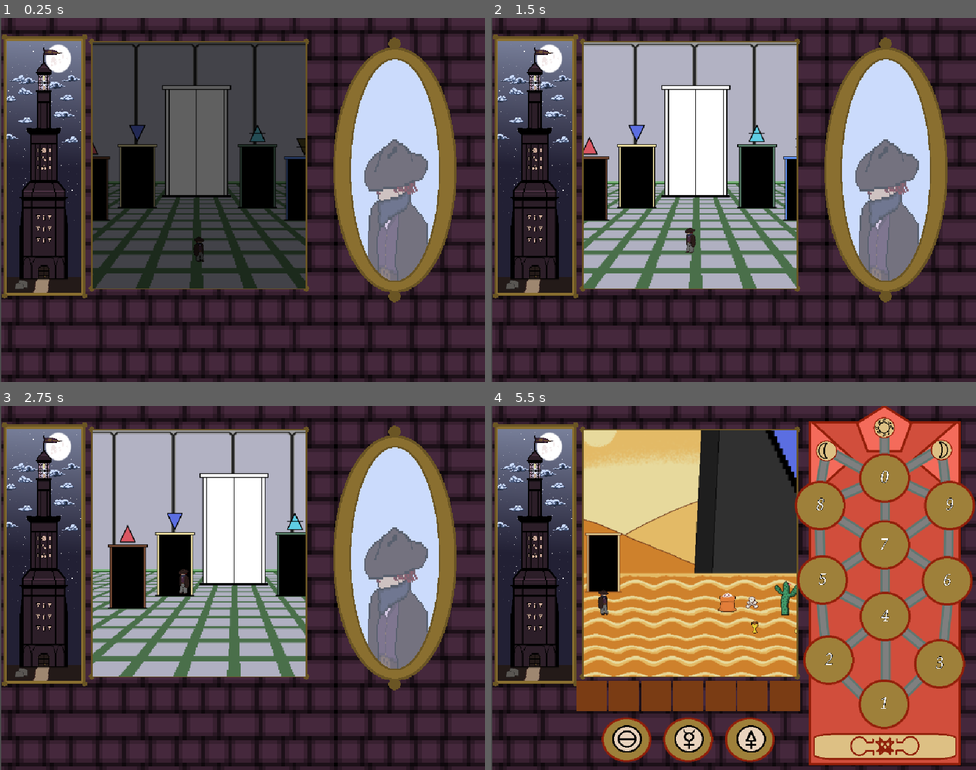
Above: before the commit, frames 1-4 (two rows, left to right).
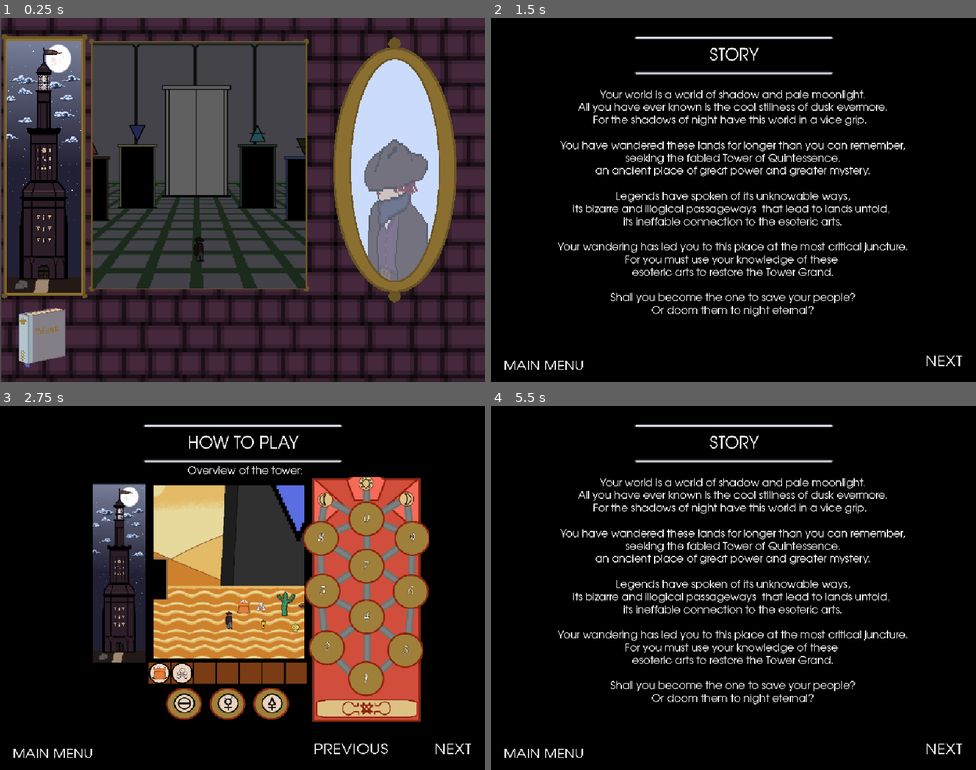
Above: after the commit, the same moments.

Repository: mccajd/Quintessential
Game: Godot game, scene res://Levels/beacon_puzzle_main.tscn
Same seed, same stepped clock (60 frames per second), same inputs: the game is played once before the commit and once after it. This scene is started directly instead of the project's main scene.
Inputs (mouse positions are in pixels of both pictures, inside the frame that each line leads up to):
- Up to frame 1 (0.25 s): no input
- Up to frame 2 (1.5 s): click (534, 338) at 0.52 s; click (617, 145) at 1.25 s, where only the run after the commit has a clickable "How to Play"
- Up to frame 3 (2.75 s): click (455, 748) at 2.02 s
- Up to frame 4 (5.5 s): click (946, 748) at 2.77 s; click (845, 748) at 3.52 s; click (845, 748) at 4.27 s; click (883, 744) at 5.02 s

The runs differ from the first frame. In frame 1, 1.3% of the frame differs, in the area x 3-14%, y 79-97%; in frame 2, 93%; in frame 3, 96%; in frame 4, 96%, in the area x 0-100%, y 0-100%.

Commit message:
add in-game menu, set default volume to 50%
the in-game menu contains the following options

 - audio slider: controls the master audio bus

 - return to title

 - how to play

Diff:
--- a/Levels/beacon_puzzle_main.tscn
+++ b/Levels/beacon_puzzle_main.tscn
@@ -11,6 +11,7 @@
 [ext_resource type="PackedScene" uid="uid://dhwf2e51q2ran" path="res://Levels/cave_room.tscn" id="8_4s0k3"]
 [ext_resource type="PackedScene" uid="uid://c5uc3afqw2l6x" path="res://Levels/desert_room.tscn" id="8_p7kn3"]
 [ext_resource type="Script" uid="uid://bpr4ex6lfswmj" path="res://Scripts/bgm.gd" id="13_c8aie"]
+[ext_resource type="PackedScene" uid="uid://b2cpxwg3d3l2j" path="res://Scenes/menu.tscn" id="13_wcnob"]
 [ext_resource type="PackedScene" uid="uid://bjse5p8p12uhr" path="res://Scenes/tooltips.tscn" id="14_02nus"]
 
 [sub_resource type="LabelSettings" id="LabelSettings_tft4m"]
@@ -117,6 +118,13 @@
 level_name = "cloud"
 should_be_instanced = true
 
+[node name="Menu" parent="." instance=ExtResource("13_wcnob")]
+offset_left = 39.0
+offset_top = 610.0
+offset_right = 142.0
+offset_bottom = 650.0
+scale = Vector2(0.616559, 0.616559)
+
 [connection signal="hub_rooms_set" from="." to="RoomManager" method="_set_hub_areas"]
 [connection signal="menu_toggled" from="BeaconPuzzle1" to="." method="_on_beacon_menu_toggled"]
 [connection signal="room_complete" from="BeaconPuzzle1" to="." method="_set_game_status"]
--- /dev/null
+++ b/Scenes/audio_slider.gd
@@ -0,0 +1,11 @@
+extends HSlider
+
+var bus_id: int
+
+func _ready() -> void:
+	bus_id = AudioServer.get_bus_index("Master")
+	value_changed.connect(_on_audio_changed)
+	value = AudioServer.get_bus_volume_linear(bus_id)
+
+func _on_audio_changed(val: float) -> void:
+	AudioServer.set_bus_volume_db(bus_id, linear_to_db(val))
--- /dev/null
+++ b/Scenes/menu.tscn
@@ -0,0 +1,164 @@
+[gd_scene load_steps=14 format=3 uid="uid://b2cpxwg3d3l2j"]
+
+[ext_resource type="Script" uid="uid://cby4g6fcj23gb" path="res://Scenes/audio_slider.gd" id="1_1rerr"]
+[ext_resource type="Texture2D" uid="uid://dp0kqhoa7sht4" path="res://assets/GUI/menu_icon.png" id="1_cayip"]
+[ext_resource type="Theme" uid="uid://cqqnseiuphthi" path="res://assets/GUI/ingame_menu.tres" id="1_wwsa2"]
+[ext_resource type="Texture2D" uid="uid://i25xgh1ixxby" path="res://assets/GUI/menu_graphic.png" id="4_158mb"]
+[ext_resource type="Texture2D" uid="uid://b5pqneb48hba2" path="res://assets/GUI/exit_icon.png" id="4_wwsa2"]
+[ext_resource type="Texture2D" uid="uid://mitgmqyrv721" path="res://assets/GUI/slider_body_end.png" id="5_jsrd8"]
+
+[sub_resource type="GDScript" id="GDScript_xhh6f"]
+script/source = "extends Control
+
+const main_screen = \"res://Scenes/main_menu.tscn\"
+const howto = \"res://Scenes/howto.tscn\"
+
+@onready var popup_menu: Control = $PopupMenu
+@onready var show_menu_button: Button = $ShowMenuButton
+@onready var menu_icon = preload(\"res://assets/GUI/menu_icon.png\")
+@onready var menu_hovered_icon = preload(\"res://assets/GUI/menu_hovered_icon.png\")
+
+var hovered := false
+
+func _on_how_to_button_pressed() -> void:
+	Controller.goto_scene(howto)
+
+
+func _on_close_menu_button_pressed() -> void:
+	show_menu_button.show()
+	popup_menu.hide()
+
+pass # Replace with function body.
+func _on_return_to_title_button_pressed() -> void:
+	Controller.goto_scene(main_screen)
+
+
+func _on_show_menu_button_pressed() -> void:
+	popup_menu.show()
+	show_menu_button.hide()
+
+func _toggle_menu_icon() -> void:
+	hovered = !hovered
+	show_menu_button.icon = menu_hovered_icon if hovered else menu_icon
+
+"
+
+[sub_resource type="StyleBoxEmpty" id="StyleBoxEmpty_jsrd8"]
+
+[sub_resource type="StyleBoxEmpty" id="StyleBoxEmpty_wbdvm"]
+
+[sub_resource type="StyleBoxEmpty" id="StyleBoxEmpty_q3rjx"]
+
+[sub_resource type="StyleBoxFlat" id="StyleBoxFlat_wwsa2"]
+bg_color = Color(0.6, 0.6, 0.6, 0)
+
+[sub_resource type="StyleBoxEmpty" id="StyleBoxEmpty_7qvly"]
+
+[sub_resource type="StyleBoxEmpty" id="StyleBoxEmpty_wwsa2"]
+
+[node name="Menu" type="Control"]
+top_level = true
+z_index = 100
+z_as_relative = false
+texture_filter = 1
+layout_mode = 3
+anchors_preset = 0
+offset_right = 103.0
+offset_bottom = 40.0
+script = SubResource("GDScript_xhh6f")
+
+[node name="ShowMenuButton" type="Button" parent="."]
+texture_filter = 1
+layout_mode = 0
+offset_right = 8.0
+offset_bottom = 8.0
+theme = ExtResource("1_wwsa2")
+icon = ExtResource("1_cayip")
+
+[node name="PopupMenu" type="Control" parent="."]
+visible = false
+anchors_preset = 0
+offset_left = -42.0
+offset_top = -49.0
+offset_right = -2.0
+offset_bottom = -9.0
+
+[node name="TextureRect" type="TextureRect" parent="PopupMenu"]
+layout_mode = 0
+offset_left = -31.0
+offset_top = -936.0
+offset_right = 417.0
+offset_bottom = -600.0
+scale = Vector2(3.75, 3.75)
+texture = ExtResource("4_158mb")
+
+[node name="CloseMenuButton" type="Button" parent="PopupMenu"]
+texture_filter = 1
+layout_mode = 0
+offset_left = 28.0
+offset_top = -889.0
+offset_right = 84.0
+offset_bottom = -833.0
+scale = Vector2(3, 3)
+theme_override_constants/outline_size = 0
+theme_override_styles/focus = SubResource("StyleBoxEmpty_jsrd8")
+theme_override_styles/hover_pressed_mirrored = SubResource("StyleBoxEmpty_wbdvm")
+theme_override_styles/hover_pressed = SubResource("StyleBoxEmpty_q3rjx")
+theme_override_styles/pressed = SubResource("StyleBoxFlat_wwsa2")
+theme_override_styles/normal = SubResource("StyleBoxEmpty_7qvly")
+icon = ExtResource("4_wwsa2")
+
+[node name="PanelContainer" type="PanelContainer" parent="PopupMenu"]
+layout_mode = 2
+offset_left = 162.0
+offset_top = -700.0
+offset_right = 645.0
+offset_bottom = -444.0
+theme_override_styles/panel = SubResource("StyleBoxEmpty_wwsa2")
+
+[node name="VBoxContainer" type="VBoxContainer" parent="PopupMenu/PanelContainer"]
+layout_mode = 2
+theme_override_constants/separation = 10
+
+[node name="Label" type="Label" parent="PopupMenu/PanelContainer/VBoxContainer"]
+layout_mode = 2
+theme = ExtResource("1_wwsa2")
+text = "Audio"
+horizontal_alignment = 1
+
+[node name="HBoxContainer" type="HBoxContainer" parent="PopupMenu/PanelContainer/VBoxContainer"]
+layout_mode = 2
+theme_override_constants/separation = 0
+alignment = 1
+
+[node name="TextureRect" type="TextureRect" parent="PopupMenu/PanelContainer/VBoxContainer/HBoxContainer"]
+layout_mode = 2
+texture = ExtResource("5_jsrd8")
+stretch_mode = 3
+
+[node name="MasterAudioSlider" type="HSlider" parent="PopupMenu/PanelContainer/VBoxContainer/HBoxContainer"]
+layout_mode = 2
+size_flags_horizontal = 3
+size_flags_vertical = 1
+theme = ExtResource("1_wwsa2")
+max_value = 1.0
+step = 0.001
+value = 0.5
+script = ExtResource("1_1rerr")
+
+[node name="HowToButton" type="Button" parent="PopupMenu/PanelContainer/VBoxContainer"]
+layout_mode = 2
+theme = ExtResource("1_wwsa2")
+text = "How to Play"
+
+[node name="ReturnToTitleButton" type="Button" parent="PopupMenu/PanelContainer/VBoxContainer"]
+layout_mode = 2
+theme = ExtResource("1_wwsa2")
+text = "Return to Title"
+
+[connection signal="mouse_entered" from="ShowMenuButton" to="." method="_toggle_menu_icon"]
+[connection signal="mouse_exited" from="ShowMenuButton" to="." method="_toggle_menu_icon"]
+[connection signal="pressed" from="ShowMenuButton" to="." method="_on_show_menu_button_pressed"]
+[connection signal="pressed" from="PopupMenu/CloseMenuButton" to="." method="_on_close_menu_button_pressed"]
+[connection signal="pressed" from="PopupMenu/PanelContainer/VBoxContainer/HowToButton" to="." method="_on_how_to_button_pressed"]
+[connection signal="pressed" from="PopupMenu/PanelContainer/VBoxContainer/ReturnToTitleButton" to="." method="_on_return_to_title_button_pressed"]
--- a/Scripts/controller.gd
+++ b/Scripts/controller.gd
@@ -11,6 +11,7 @@
 const silent_paths = [MainMenu.game, MainMenu.win_screen, MainMenu.lose_screen]
 
 func _ready():
+	AudioServer.set_bus_volume_db(AudioServer.get_bus_index("Master"), linear_to_db(0.5))
 	var root = get_tree().root
 	current_scene = root.get_child(root.get_child_count()-1)
 	menu_bgm = load("res://Scripts/menu_bgm.gd").new()
--- /dev/null
+++ b/assets/GUI/button_theme.tres
@@ -0,0 +1,35 @@
+[gd_resource type="Theme" load_steps=9 format=3 uid="uid://dpgprmkntv4a1"]
+
+[ext_resource type="FontFile" uid="uid://df1bc7wpylpqy" path="res://assets/URWGothic-Book.otf" id="1_ogrbi"]
+
+[sub_resource type="StyleBoxEmpty" id="StyleBoxEmpty_icy0w"]
+
+[sub_resource type="StyleBoxEmpty" id="StyleBoxEmpty_6282s"]
+
+[sub_resource type="StyleBoxEmpty" id="StyleBoxEmpty_51bm5"]
+
+[sub_resource type="StyleBoxFlat" id="StyleBoxFlat_ogrbi"]
+bg_color = Color(0.6, 0.6, 0.6, 0)
+
+[sub_resource type="StyleBoxFlat" id="StyleBoxFlat_q43c6"]
+bg_color = Color(0.6, 0.6, 0.6, 0)
+
+[sub_resource type="StyleBoxEmpty" id="StyleBoxEmpty_ogrbi"]
+
+[sub_resource type="StyleBoxEmpty" id="StyleBoxEmpty_7o826"]
+
+[resource]
+Button/colors/font_color = Color(0.133333, 0.12549, 0.203922, 1)
+Button/font_sizes/font_size = 20
+Button/fonts/font = ExtResource("1_ogrbi")
+Button/styles/disabled = SubResource("StyleBoxEmpty_icy0w")
+Button/styles/focus = SubResource("StyleBoxEmpty_6282s")
+Button/styles/hover = SubResource("StyleBoxEmpty_51bm5")
+Button/styles/normal = SubResource("StyleBoxFlat_ogrbi")
+Button/styles/pressed = SubResource("StyleBoxFlat_q43c6")
+Label/colors/font_color = Color(0.133333, 0.12549, 0.203922, 1)
+Label/colors/font_outline_color = Color(0.133333, 0.12549, 0.203922, 1)
+Label/font_sizes/font_size = 26
+Label/fonts/font = ExtResource("1_ogrbi")
+Panel/styles/panel = SubResource("StyleBoxEmpty_ogrbi")
+PanelContainer/styles/panel = SubResource("StyleBoxEmpty_7o826")
--- /dev/null
+++ b/assets/GUI/ingame_menu.tres
@@ -0,0 +1,58 @@
+[gd_resource type="Theme" load_steps=14 format=3 uid="uid://cqqnseiuphthi"]
+
+[ext_resource type="FontFile" uid="uid://df1bc7wpylpqy" path="res://assets/URWGothic-Book.otf" id="1_axxmt"]
+[ext_resource type="Texture2D" uid="uid://cv4tqmt4hnjbk" path="res://assets/GUI/slider_head.png" id="2_5x5b2"]
+[ext_resource type="Texture2D" uid="uid://ceiufurq61gdx" path="res://assets/GUI/slider_body.png" id="3_addgl"]
+[ext_resource type="Texture2D" uid="uid://fkav7pce6lyh" path="res://assets/GUI/slider_body_outline.png" id="4_addgl"]
+
+[sub_resource type="StyleBoxEmpty" id="StyleBoxEmpty_icy0w"]
+
+[sub_resource type="StyleBoxEmpty" id="StyleBoxEmpty_6282s"]
+
+[sub_resource type="StyleBoxEmpty" id="StyleBoxEmpty_51bm5"]
+
+[sub_resource type="StyleBoxFlat" id="StyleBoxFlat_ogrbi"]
+bg_color = Color(0.6, 0.6, 0.6, 0)
+
+[sub_resource type="StyleBoxFlat" id="StyleBoxFlat_q43c6"]
+bg_color = Color(0.6, 0.6, 0.6, 0)
+
+[sub_resource type="StyleBoxTexture" id="StyleBoxTexture_5x5b2"]
+texture = ExtResource("3_addgl")
+axis_stretch_horizontal = 1
+
+[sub_resource type="StyleBoxTexture" id="StyleBoxTexture_mxuud"]
+texture = ExtResource("4_addgl")
+texture_margin_top = 16.0
+texture_margin_bottom = 16.0
+axis_stretch_horizontal = 1
+axis_stretch_vertical = 1
+draw_center = false
+
+[sub_resource type="StyleBoxEmpty" id="StyleBoxEmpty_ogrbi"]
+
+[sub_resource type="StyleBoxEmpty" id="StyleBoxEmpty_7o826"]
+
+[resource]
+Button/colors/font_color = Color(0.133333, 0.12549, 0.203922, 1)
+Button/constants/outline_size = 1
+Button/font_sizes/font_size = 75
+Button/fonts/font = ExtResource("1_axxmt")
+Button/styles/disabled = SubResource("StyleBoxEmpty_icy0w")
+Button/styles/focus = SubResource("StyleBoxEmpty_6282s")
+Button/styles/hover = SubResource("StyleBoxEmpty_51bm5")
+Button/styles/normal = SubResource("StyleBoxFlat_ogrbi")
+Button/styles/pressed = SubResource("StyleBoxFlat_q43c6")
+HSlider/constants/grabber_offset = -14
+HSlider/icons/grabber = ExtResource("2_5x5b2")
+HSlider/icons/grabber_disabled = ExtResource("2_5x5b2")
+HSlider/icons/grabber_highlight = ExtResource("2_5x5b2")
+HSlider/styles/grabber_area = SubResource("StyleBoxTexture_5x5b2")
+HSlider/styles/grabber_area_highlight = SubResource("StyleBoxTexture_5x5b2")
+HSlider/styles/slider = SubResource("StyleBoxTexture_mxuud")
+Label/colors/font_color = Color(0.133333, 0.12549, 0.203922, 1)
+Label/colors/font_outline_color = Color(0.133333, 0.12549, 0.203922, 1)
+Label/font_sizes/font_size = 75
+Label/fonts/font = ExtResource("1_axxmt")
+Panel/styles/panel = SubResource("StyleBoxEmpty_ogrbi")
+PanelContainer/styles/panel = SubResource("StyleBoxEmpty_7o826")
Not shown: 1 places in Levels/beacon_puzzle_main.tscn that only renumber resources
Not shown, added: Scenes/audio_slider.gd.uid
Binary file added: assets/GUI/exit_icon.png
Not shown, added: assets/GUI/exit_icon.png.import
Binary file added: assets/GUI/menu_graphic.png
Not shown, added: assets/GUI/menu_graphic.png.import
Binary file added: assets/GUI/menu_hovered_icon.png
Not shown, added: assets/GUI/menu_hovered_icon.png.import
Binary file added: assets/GUI/menu_icon.png
Not shown, added: assets/GUI/menu_icon.png.import
Binary file added: assets/GUI/slider_body.png
Not shown, added: assets/GUI/slider_body.png.import
(and 10 more such lines)
